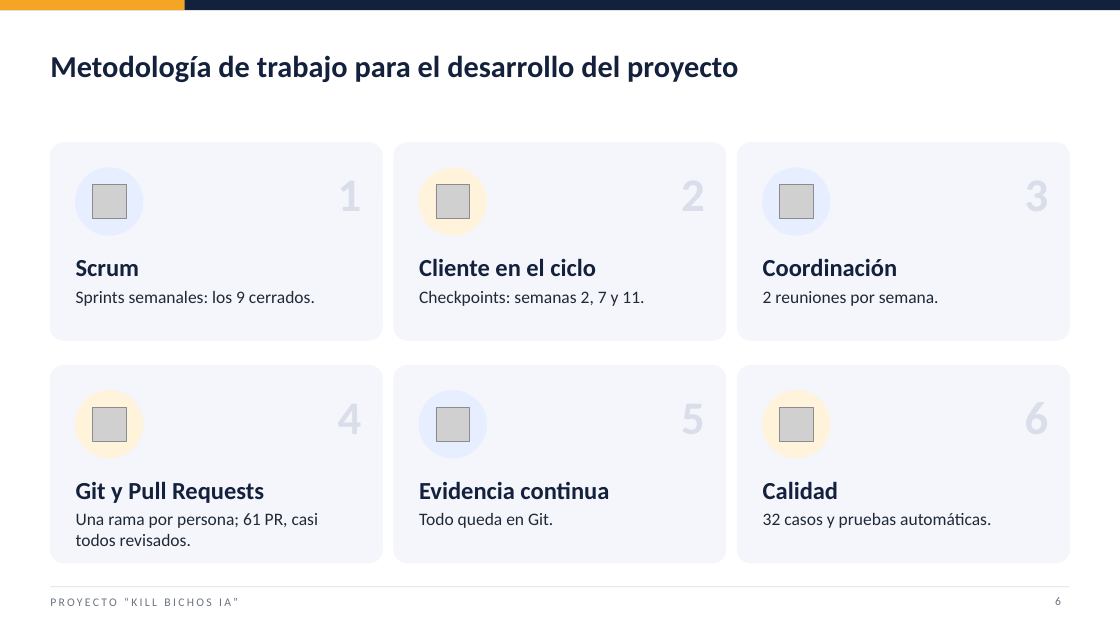
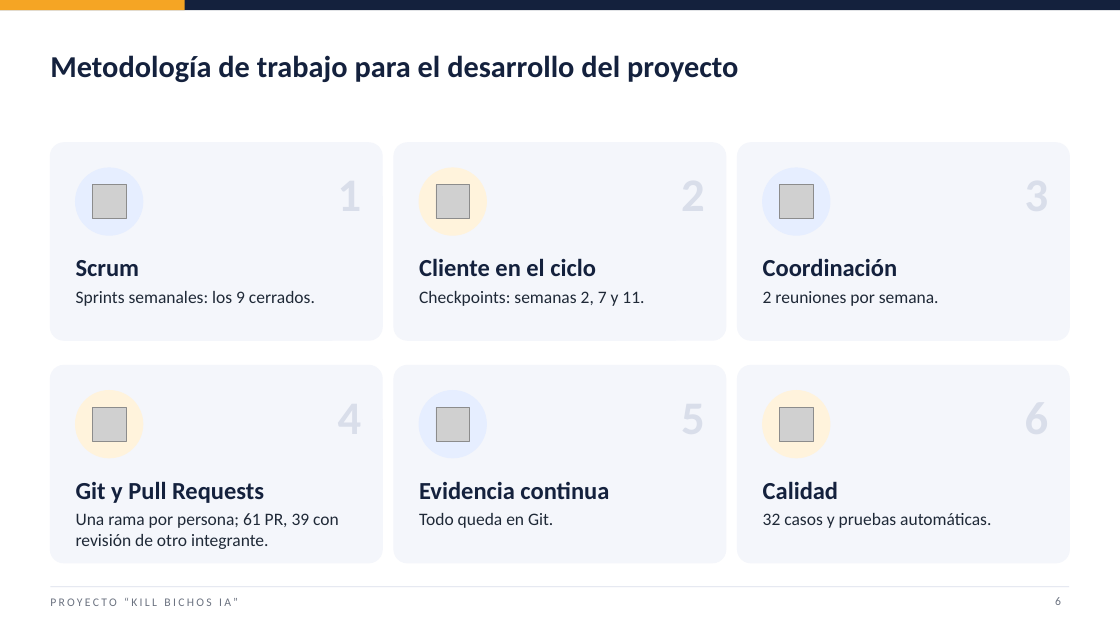
Before and after one commit to j4vierlb/PROYECTO-TESIS-, a slide deck: slide 6 of Fase 2/Evidencias Proyecto/Presentación Final del proyecto (Español).pptx. Drawn at 1120x630 pixels with LibreOffice and Linux fonts; fonts in the diff are those of the drawing; grey boxes stand for pictures; background and template pictures are left out. Boxes give left, top, right and bottom in pixels: in the first picture for what was removed or moved away, otherwise in the second. Text is boxed around its words. In the diff, an @@ line names an element or a change of style, - is before the commit and + after.

Commit message:
Reemplaza los 2.6 y las presentaciones por las versiones con las cifras reales de revisión de PR (39 de 61)

```diff
--- a/Fase 2/Evidencias Proyecto/Presentación Final del proyecto (Español).pptx
+++ b/Fase 2/Evidencias Proyecto/Presentación Final del proyecto (Español).pptx
@@ text at (x1=76, y1=513, x2=339, y2=549): text changed @@
-Una rama por persona; 61 PR, casi todos revisados.
+Una rama por persona; 61 PR, 39 con revisión de otro integrante.
```
Also in this commit, not shown: 5 other files.
